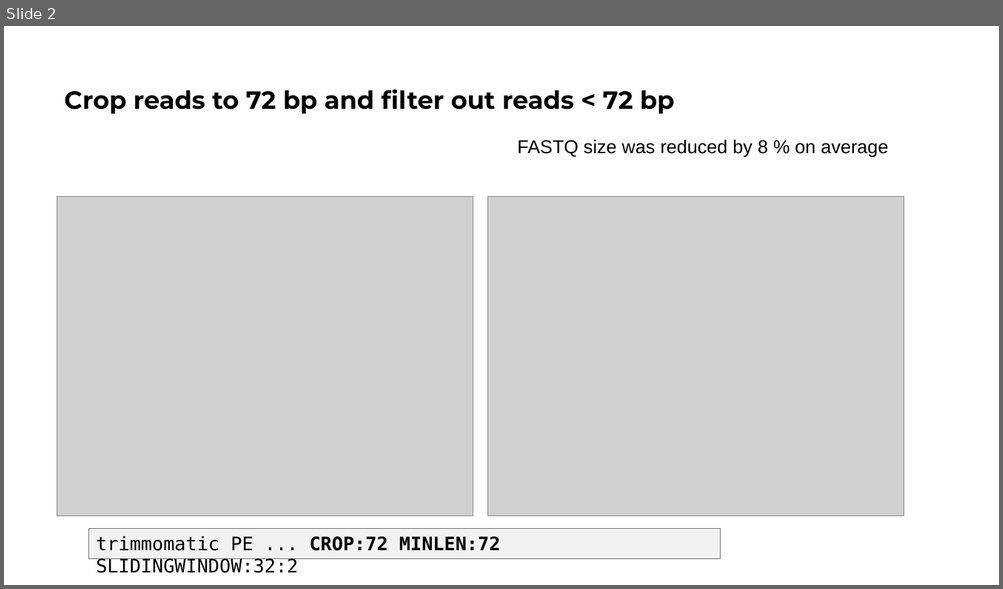
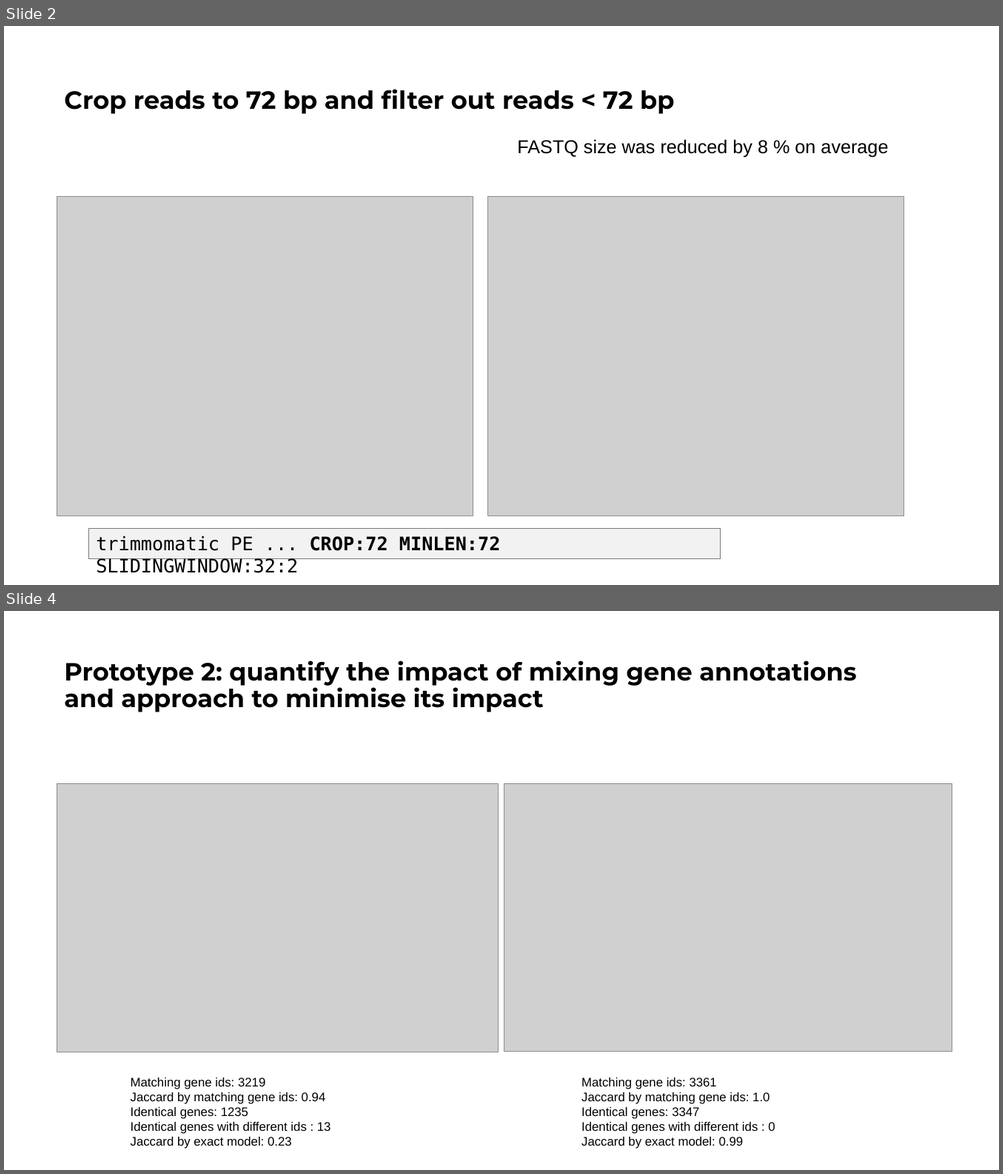
Before and after one commit to priesgo/curahack, a slide deck: docs/slides.pptx. Shown one above the other, each under a label of ours: slide 2 before the commit, slides 2 and 4 after it; the slides between them are not shown. The pictures are 1003x589 and 1003x1174 pixels, drawn with LibreOffice and Linux fonts; fonts in the diff are those of the drawing; grey boxes stand for pictures. Boxes give left, top, right and bottom in pixels: in the first picture for what was removed or moved away, otherwise in the second. Text is boxed around its words. In the diff, an @@ line names an element or a change of style, - is before the commit and + after.

Commit message:
update slides with prototype 2

```diff
--- a/docs/slides.pptx
+++ b/docs/slides.pptx
@@ slide 4 added at [4, 611, 999, 1170], background #FFFFFF @@
@@ title added at [64, 661, 856, 712], 24 pt, text #000000, bold @@
+Prototype 2: quantify the impact of mixing gene annotations and approach to minimise its impact
@@ picture added at [57, 784, 498, 1053] @@
@@ picture added at [504, 784, 951, 1053] @@
@@ text added at [131, 1078, 331, 1149], 12 pt, text #000000 @@
+Matching gene ids: 3219
+Jaccard by matching gene ids: 0.94
+Identical genes: 1235
+Identical genes with different ids : 13
+Jaccard by exact model: 0.23
@@ text added at [581, 1078, 774, 1149], 12 pt, text #000000 @@
+Matching gene ids: 3361
+Jaccard by matching gene ids: 1.0
+Identical genes: 3347
+Identical genes with different ids : 0
+Jaccard by exact model: 0.99
```
Also in this commit, not shown: 1 other slide added, 1 other file.
